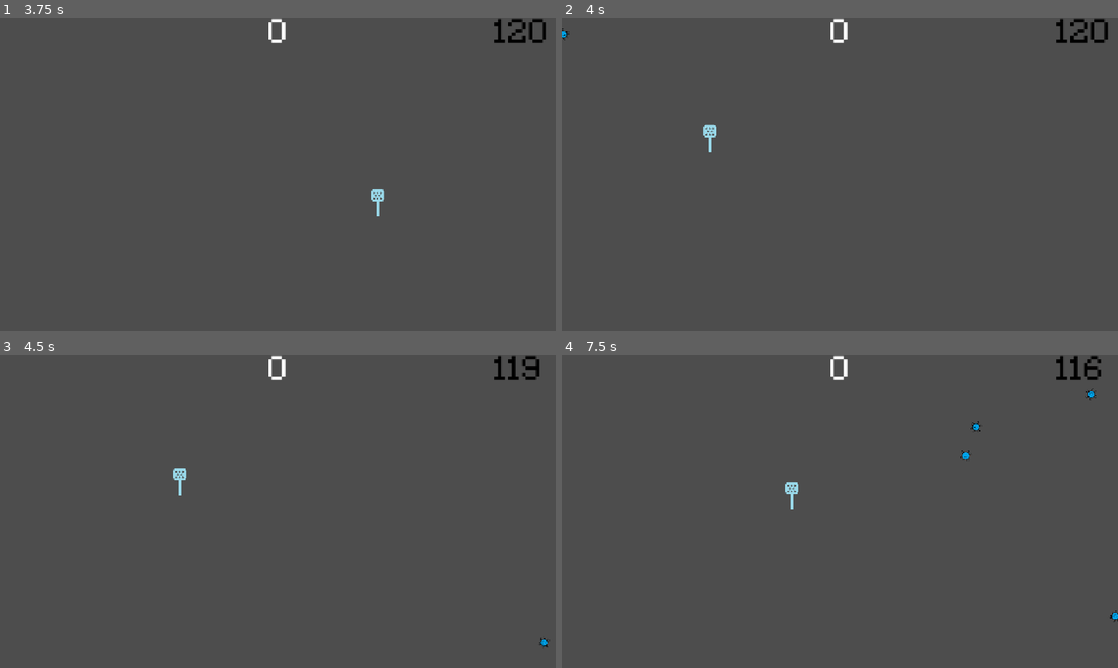
Above: before the commit, frames 1-4 (two rows, left to right).
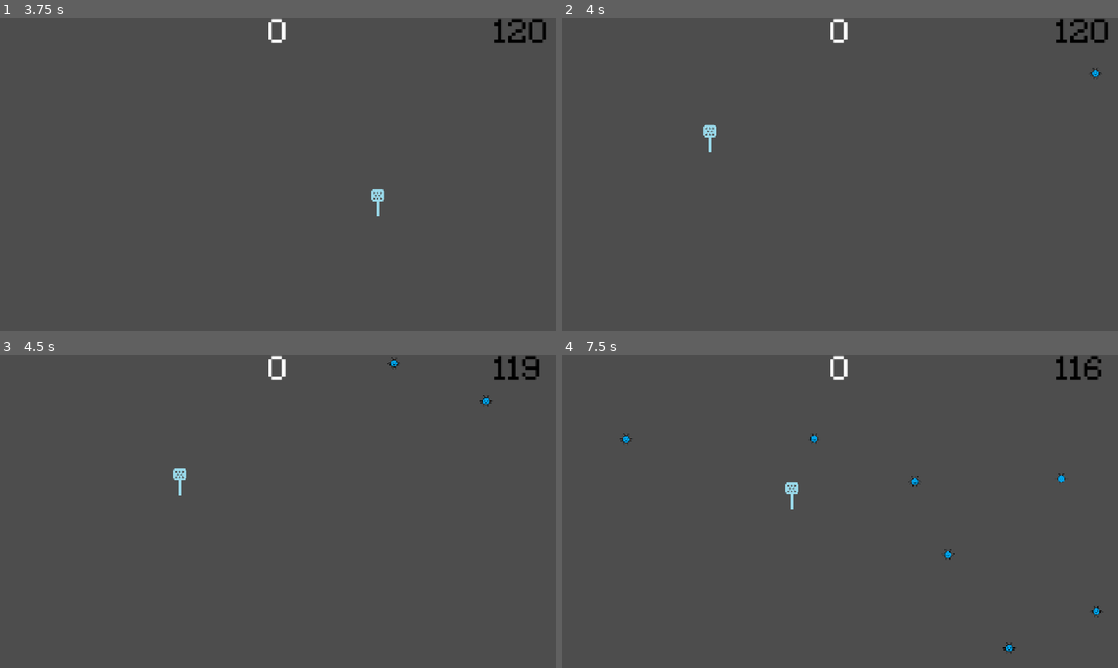
Above: after the commit, the same moments.

Repository: Evenwood/godotgamejame84
Game: Godot game, scene res://gui/title.tscn
The game is run twice, just before and just after one commit, with the same random seed, the same clock (stepped at 60 frames per second) and the same inputs.
Inputs (mouse positions are in pixels of both pictures, inside the frame that each line leads up to):
- Up to frame 1 (3.75 s): click "Start" at 0.5 s; click "Start" at 1.25 s; tap Enter at 2, 3.5 s; move the mouse to (250, 237) at 2.02 s; click (250, 237) at 2.1 s; tap Space at 2.75 s; move the mouse to (444, 221) at 2.77 s; click (444, 221) at 2.85 s; move the mouse to (111, 127) at 3.52 s; click (111, 127) at 3.6 s
- Up to frame 2 (4 s): no input
- Up to frame 3 (4.5 s): move the mouse to (305, 511) at 4.27 s; click (305, 511) at 4.35 s
- Up to frame 4 (7.5 s): move the mouse to (756, 433) at 5.02 s; click (756, 433) at 5.1 s; move the mouse to (962, 495) at 5.77 s; click (962, 495) at 5.85 s; move the mouse to (728, 527) at 6.52 s; click (728, 527) at 6.6 s; move the mouse to (895, 442) at 7.27 s; click (895, 442) at 7.35 s

Frame 1 is identical in both runs. In frame 2, less than 0.1% of the frame differs, in the area x 0-98%, y 3-20%; in frame 3, 0.1%; in frame 4, 0.4%, in the area x 10-100%, y 10-96%.

Commit message:
WIP critter update

Diff:
--- a/gamejam84/Main.tscn
+++ b/gamejam84/Main.tscn
@@ -2,7 +2,7 @@
 
 [ext_resource type="PackedScene" uid="uid://dhd8sqh56dl4a" path="res://player/Player.tscn" id="1_glv2v"]
 [ext_resource type="Script" uid="uid://cnay2uhntt0la" path="res://main.gd" id="1_uu6xs"]
-[ext_resource type="PackedScene" uid="uid://k2v0styiwf5d" path="res://critter/Mob.tscn" id="2_r0du0"]
+[ext_resource type="PackedScene" uid="uid://k2v0styiwf5d" path="res://critter/Critter.tscn" id="2_r0du0"]
 [ext_resource type="PackedScene" uid="uid://dx1idjdhy2hn0" path="res://hud.tscn" id="4_cm0pq"]
 [ext_resource type="Script" uid="uid://b4moxexe8k441" path="res://power_up_spawner.gd" id="5_fos0i"]
 [ext_resource type="PackedScene" uid="uid://u6ejj366dopy" path="res://powerups/power_up.tscn" id="6_3dxm6"]
@@ -37,7 +37,7 @@
 
 [node name="Main" type="Node"]
 script = ExtResource("1_uu6xs")
-mob_scene = ExtResource("2_r0du0")
+critter_scene = ExtResource("2_r0du0")
 
 [node name="Player" parent="." instance=ExtResource("1_glv2v")]
 position = Vector2(570, 460)
--- a/gamejam84/critter/Mob.tscn
+++ b/gamejam84/critter/Critter.tscn
@@ -1,7 +1,7 @@
 [gd_scene load_steps=7 format=3 uid="uid://k2v0styiwf5d"]
 
 [ext_resource type="Texture2D" uid="uid://byo0wvxvy1exh" path="res://art/critter.png" id="1_dbnwe"]
-[ext_resource type="Script" uid="uid://c0f8k5je2opgq" path="res://critter/mob.gd" id="1_fkld6"]
+[ext_resource type="Script" uid="uid://c0f8k5je2opgq" path="res://critter/critter.gd" id="1_fkld6"]
 [ext_resource type="Texture2D" uid="uid://d3l0wkklrkg8a" path="res://art/critter2.png" id="3_5x66p"]
 [ext_resource type="Texture2D" uid="uid://cc46kxbleo3jw" path="res://art/critter3.png" id="4_alo2j"]
 
@@ -28,9 +28,8 @@
 [sub_resource type="CircleShape2D" id="CircleShape2D_dbnwe"]
 radius = 7.0
 
-[node name="Mob" type="RigidBody2D"]
+[node name="Critter" type="CharacterBody2D"]
 collision_mask = 0
-gravity_scale = 0.0
 script = ExtResource("1_fkld6")
 
 [node name="AnimatedSprite2D" type="AnimatedSprite2D" parent="."]
--- a/gamejam84/critter/mob.gd
+++ b/gamejam84/critter/critter.gd
@@ -1,12 +1,13 @@
-extends RigidBody2D
+extends CharacterBody2D
 
 @onready var animated_sprite = $AnimatedSprite2D
+@export var speed = 200
 var is_alive: bool = true
+var critter_type: String = "default"
 
 # Called when the node enters the scene tree for the first time.
 func _ready() -> void:
 	add_to_group("critters")
-
 
 	var mob_types = Array($AnimatedSprite2D.sprite_frames.get_animation_names())
 
@@ -14,14 +15,28 @@
 	$AnimatedSprite2D.play()
 	#pass
 
-
 # Called every frame. 'delta' is the elapsed time since the previous frame.
-func _process(delta: float) -> void:
-	pass
-
+func _physics_process(delta):
+	# Move the character
+	move_and_slide()
 
 func _on_visible_on_screen_notifier_2d_screen_exited() -> void:
 	queue_free()
+
+func setup(type: String, start_position: Vector2, start_radians: float):
+	critter_type = type
+	add_to_group("critters_" + critter_type)
+	match critter_type:
+		"default":
+			_setup_default(start_position, start_radians)
+
+func _setup_default(start_position: Vector2, startRadians: float):
+	# Set the mob's position to the random location.
+	position = start_position
+	# Choose the velocity for the mob.
+	#velocity = Vector2(randf_range(100.0, 350.0), 0.0)
+	velocity = Vector2(1.0, 0.0) * speed
+	velocity = velocity.rotated(startRadians)
 
 func get_swatted():
 	if not is_alive:
@@ -73,11 +88,6 @@
 	piece.angular_velocity = randf_range(-10, 10)
 
 	# Remove the piece after 0.5 seconds
-	var timer = Timer.new()
-	timer.wait_time = 0.5
-	timer.one_shot = true
-	timer.timeout.connect(func(): piece.queue_free())
-	get_parent().add_child(timer)
-	timer.start()
+	get_tree().create_timer(0.5).timeout.connect(func(): piece.queue_free())
 
 	return piece
--- a/gamejam84/main.gd
+++ b/gamejam84/main.gd
@@ -1,6 +1,6 @@
 extends Node
 
-@export var mob_scene: PackedScene
+@export var critter_scene: PackedScene
 @onready var audio_player = $AudioStreamPlayer
 
 var score
@@ -11,6 +11,8 @@
 
 @onready var player = $Player
 @onready var stats = $Stats
+
+var critter_types = ["default", "default", "default", "default", "default"]
 
 # Called when the node enters the scene tree for the first time.
 func _ready() -> void:
@@ -55,29 +57,7 @@
 	if player.is_powerup_active("smoke_bomb"):
 		return
 
-	# Create a new instance of the Mob scene.
-	var mob = mob_scene.instantiate()
-
-	# Choose a random location on Path2D.
-	var mob_spawn_location = $MobPath/MobSpawnLocation
-	mob_spawn_location.progress_ratio = randf()
-
-	# Set the mob's position to the random location.
-	mob.position = mob_spawn_location.position
-
-	# Set the mob's direction perpendicular to the path direction.
-	var direction = mob_spawn_location.rotation + PI / 2
-
-	# Add some randomness to the direction.
-	direction += randf_range(-PI / 4, PI / 4)
-	mob.rotation = direction
-
-	# Choose the velocity for the mob.
-	var velocity = Vector2(randf_range(100.0, 350.0), 0.0)
-	mob.linear_velocity = velocity.rotated(direction)
-
-	# Spawn the mob by adding it to the Main scene.
-	add_child(mob)
+	_spawn_critter()
 
 	var count = 0
 	var critters = get_tree().get_nodes_in_group("critters")
@@ -85,19 +65,34 @@
 		count += 1
 	print("There are: " + str(count) + " mobs")
 
+func _spawn_critter() -> void:
+	# Choose a random location on Path2D.
+	var mob_spawn_location = $MobPath/MobSpawnLocation
+	mob_spawn_location.progress_ratio = randf()
+
+	var critter = critter_scene.instantiate()
+	var critter_type = critter_types[randi() % critter_types.size()]
+	# Set the mob's direction perpendicular to the path direction.
+	var directionRadians = mob_spawn_location.rotation + PI / 2
+	# Add some randomness to the direction.
+	directionRadians += randf_range(-PI / 4, PI / 4)
+	critter.setup(critter_type, mob_spawn_location.position, directionRadians)
+
+	# Spawn the mob by adding it to the Main scene.
+	add_child(critter)
 
 func freeze_critters() -> void:
 	var critters = get_tree().get_nodes_in_group("critters")
 	for c in critters:
-		critter_dict[c.name] = c.linear_velocity
-		c.linear_velocity = Vector2(0,0)
+		critter_dict[c.name] = c.velocity
+		c.velocity = Vector2(0,0)
 	$MobTimer.stop()
 
 
 func unfreeze_critters() -> void:
 	var critters = get_tree().get_nodes_in_group("critters")
 	for c in critters:
-		c.linear_velocity = critter_dict[c.name]
+		c.velocity = critter_dict[c.name]
 	$MobTimer.start()
 
 
--- a/gamejam84/player/player.gd
+++ b/gamejam84/player/player.gd
@@ -132,8 +132,8 @@
 	# Apply freeze effect
 	var critters = get_tree().get_nodes_in_group("critters")
 	for c in critters:
-		critter_dict[c.name] = c.linear_velocity
-		c.linear_velocity = Vector2(0,0)
+		critter_dict[c.name] = c.velocity
+		c.velocity = Vector2(0,0)
 	# Create timer for power=up duration
 	var timer = Timer.new()
 	timer.wait_time = duration
@@ -153,7 +153,7 @@
 		var critters = get_tree().get_nodes_in_group("critters")
 		for c in critters:
 			if c.name in critter_dict:
-				c.linear_velocity = critter_dict[c.name]
+				c.velocity = critter_dict[c.name]
 				critter_dict.erase(c.name)
 		powerup_expired.emit("freeze")
 
Renamed: gamejam84/critter/mob.gd.uid -> gamejam84/critter/critter.gd.uid
